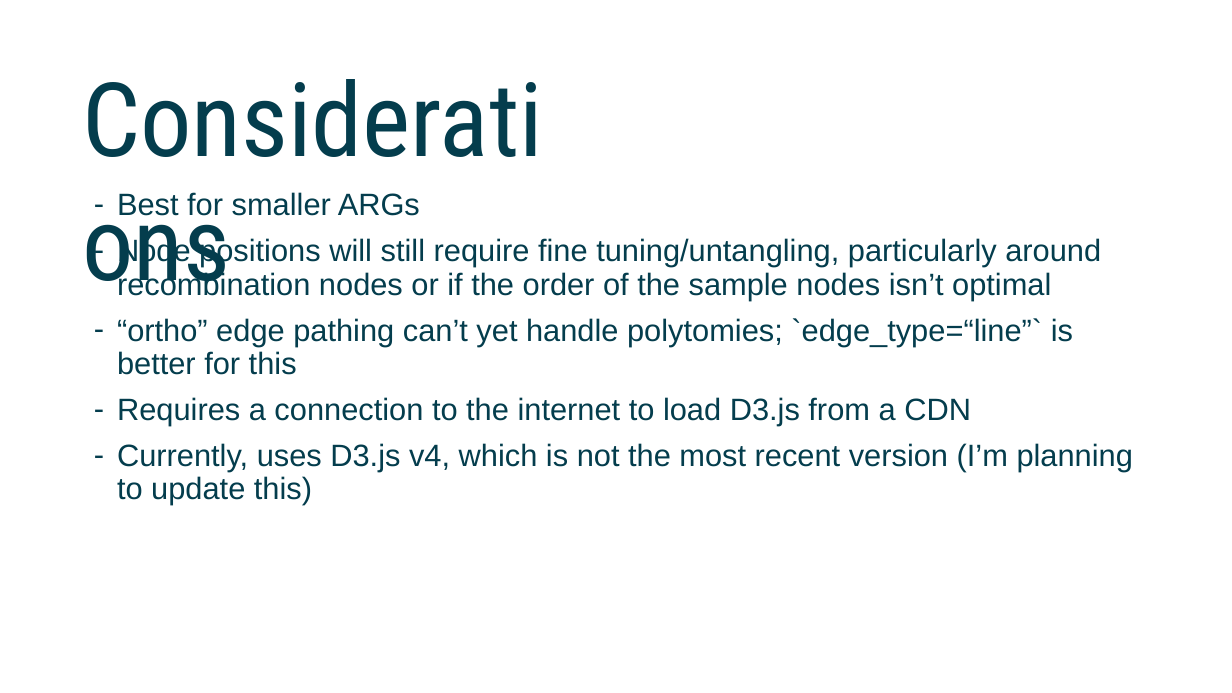
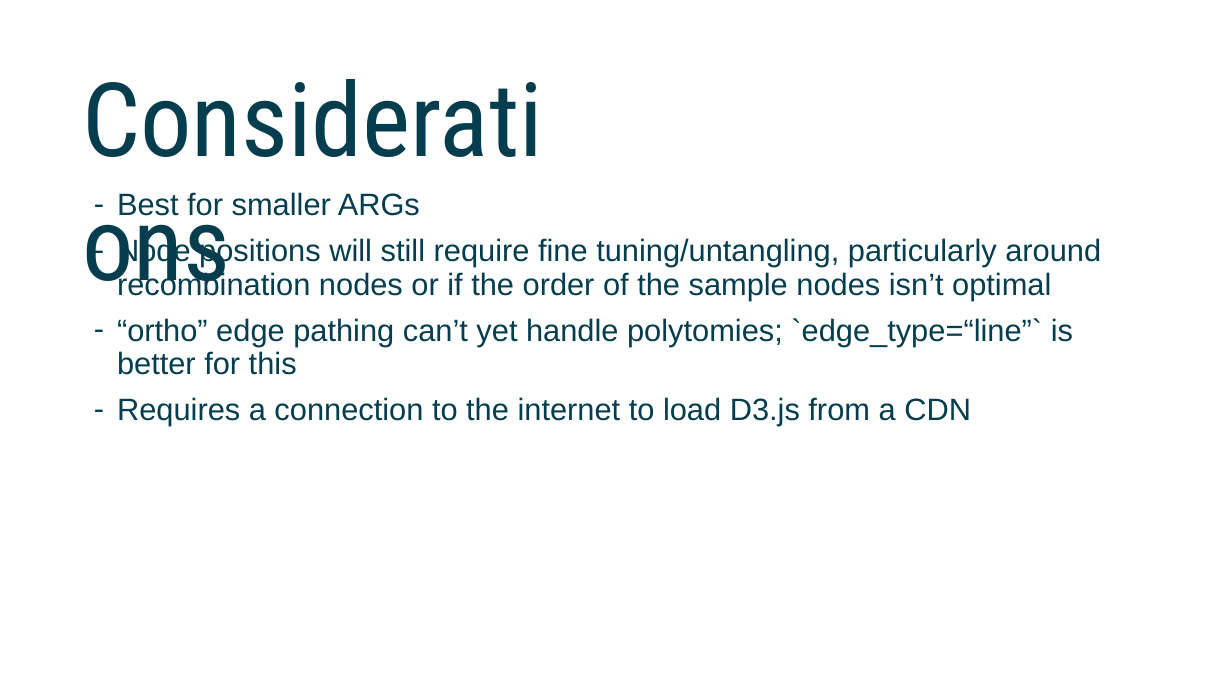
Before and after one commit to kitchensjn/tskit_arg_visualizer, a slide deck: slide 22 of tskit_presentation.pptx. Drawn at 1232x693 pixels with LibreOffice and Linux fonts; fonts in the diff are those of the drawing. Boxes give left, top, right and bottom in pixels: in the first picture for what was removed or moved away, otherwise in the second. Text is boxed around its words. In the diff, an @@ line names an element or a change of style, - is before the commit and + after.

```diff
--- a/tskit_presentation.pptx
+++ b/tskit_presentation.pptx
@@ text at box(117, 443, 1133, 505): paragraph removed @@
-– Currently, uses D3.js v4, which is not the most recent version (I’m planning to update this)
```
Also in this commit, not shown: 1 slide added, 3 other files.
